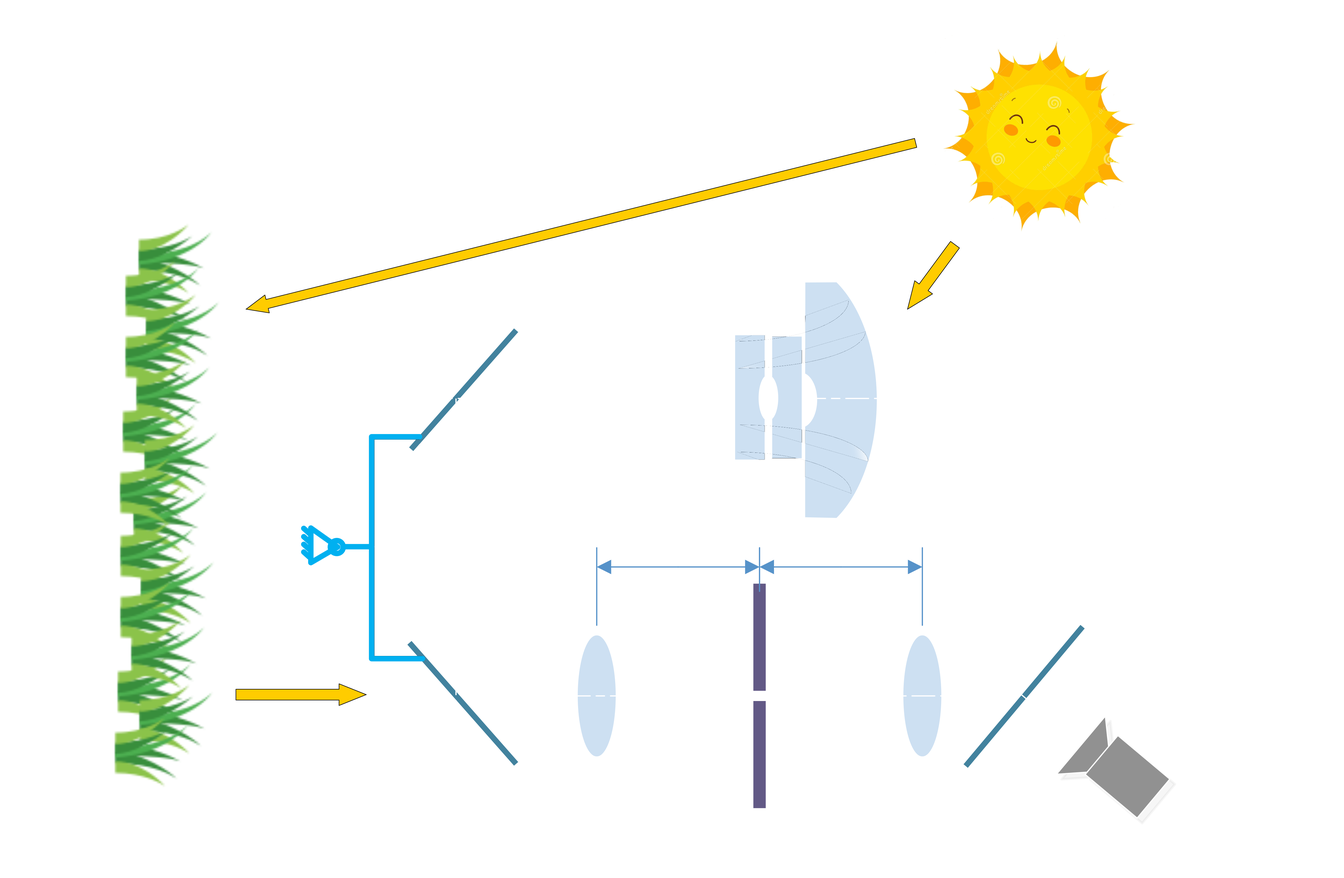
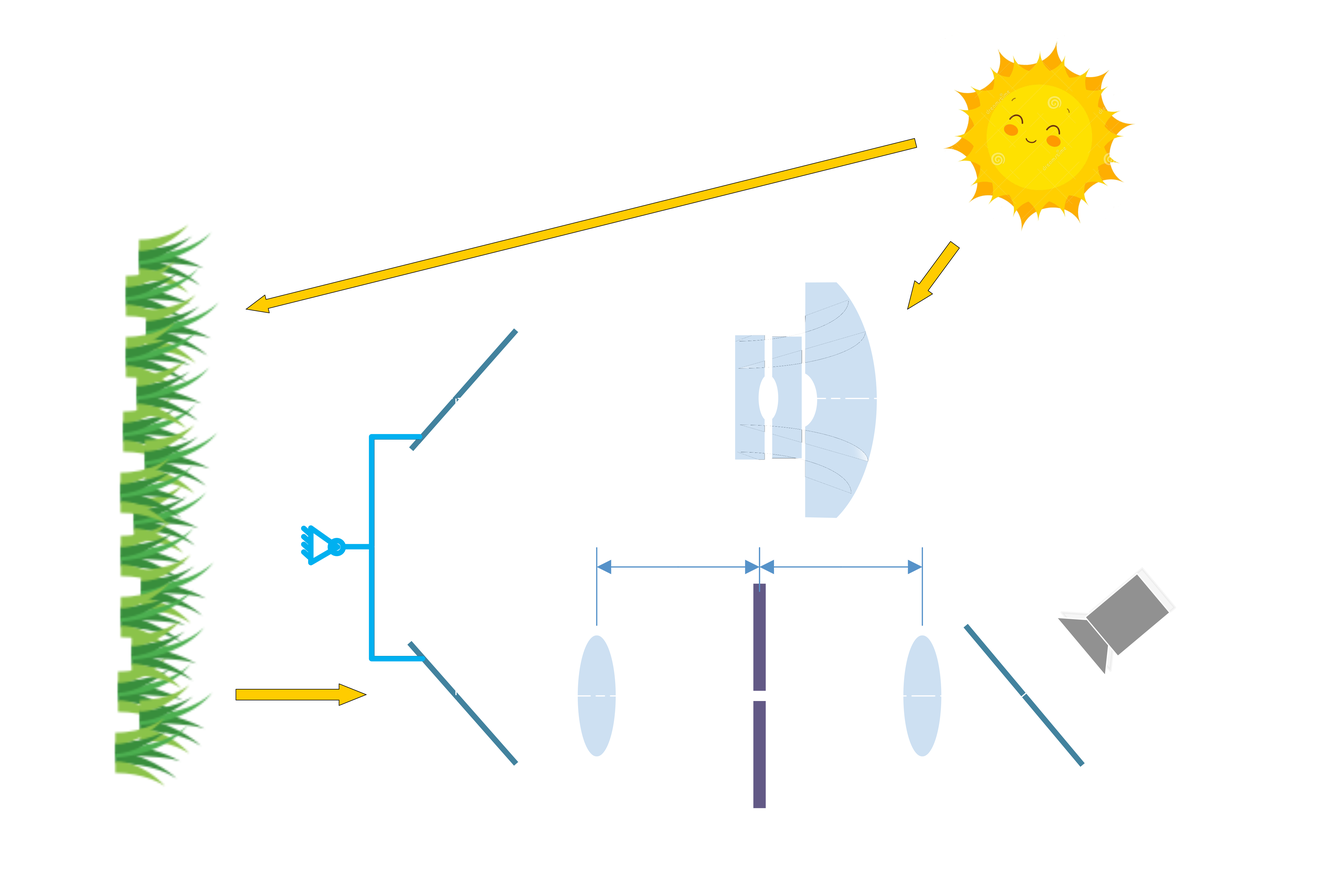
Layers edited between the first and the second 1344x878 image:
painted on "Вставленный слой" over [963, 566, 1177, 825]
